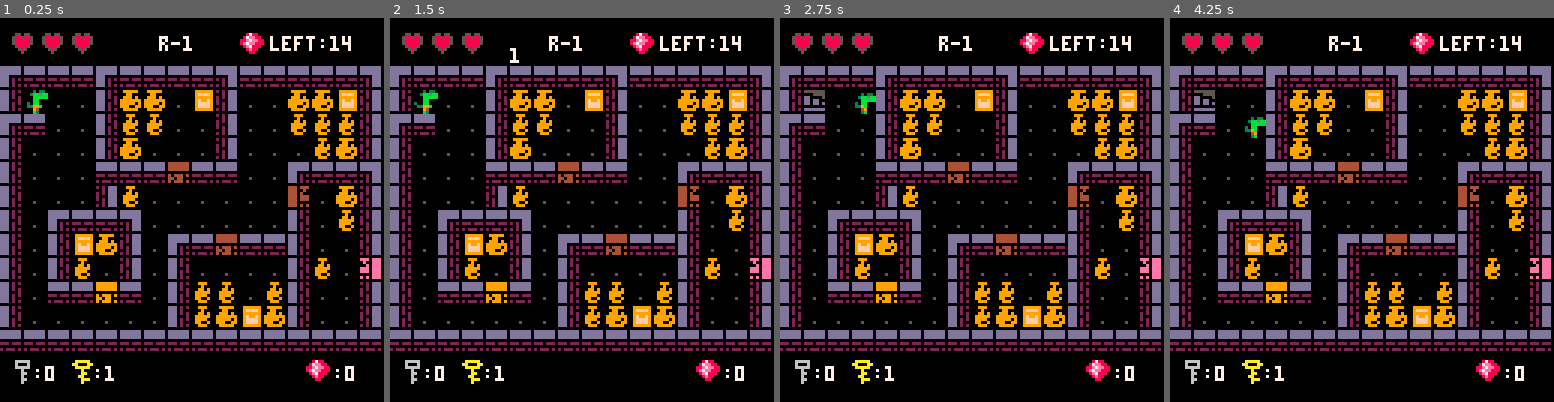
Above: before the commit, frames 1-4 (left to right).
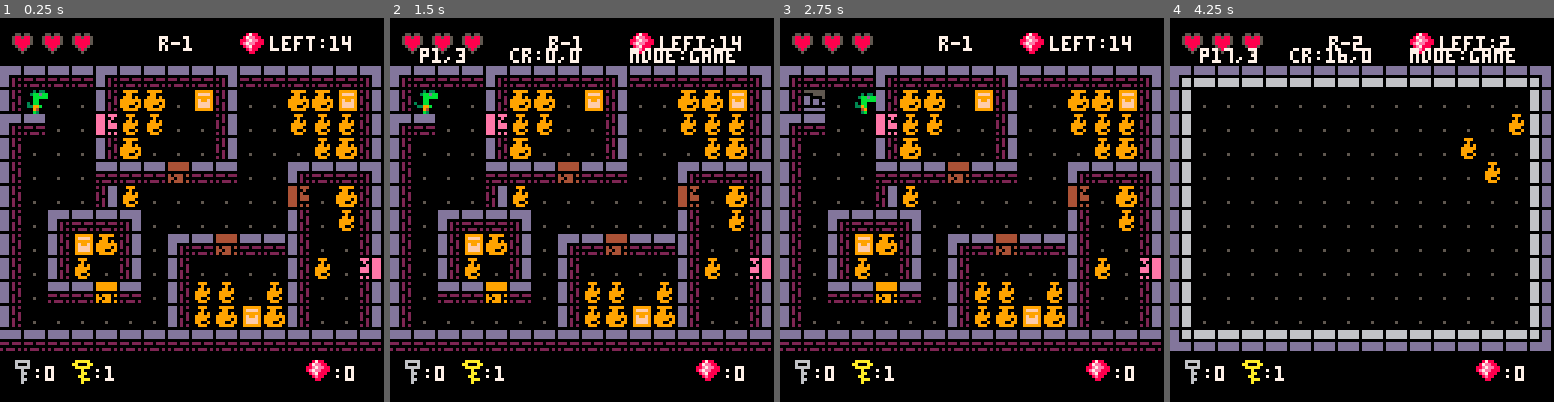
Above: after the commit, the same moments.

Repository: robotspacefish/dungeon_dino
Game: PICO-8 cartridge dungeon_dino.p8
The game is run twice, just before and just after one commit, with the same random seed, the same clock (stepped at 60 frames per second) and the same inputs.
Inputs:
- Up to frame 1 (0.25 s): no input
- Up to frame 2 (1.5 s): tap X (X key) at 0.33, 1.07 s; tap O (Z key) at 0.7 s
- Up to frame 3 (2.75 s): hold Right 1.6-2.1 s; tap O (Z key) at 1.7, 2.1, 2.5 s; tap X (X key) at 1.85 s; hold Up 2.15-2.42 s; hold Right from 2.47 s (still down)
- Up to frame 4 (4.25 s): tap O (Z key) every 0.4 s from 2.9 to 4.1 s; tap X (X key) at 2.97, 4.08 s; release Right at 3.03 s; hold Left 3.08-3.58 s; hold Down 3.63-3.97 s; hold Right from 4.02 s (still down)

The runs differ from the first frame. In frame 1, 0.2% of the frame differs, in the area x 25-31%, y 25-31%; in frame 2, 1.2%; in frame 3, 0.2%; in frame 4, 24%, in the area x 0-100%, y 4-87%.

Commit message:
load next room when going through master door

Diff:
--- a/dungeon_dino.p8
+++ b/dungeon_dino.p8
@@ -8,13 +8,14 @@
 }
 
 function _init()
+	mode="game"
 	framecounter=0 -- keep track of frames as update runs
 	rooms={{
 			x=0,
 			y=0,
 			start_x=1,
 			start_y=3,
-			keys=2,
+			-- keys=2,
 			name="r-1",
 			number=1,
 			gems=0,
@@ -23,7 +24,9 @@
 		},{
 			x=16,
 			y=0,
-			keys=2,
+			start_x=17,
+			start_y=3,
+			-- keys=2,
 			name="r-2",
 			number=2,
 			gems=0,
@@ -31,27 +34,41 @@
 			max_bombs=3
 		}
 	}
-
-	current_room=rooms[1]
-	room_layout=get_map_layout()
-	vases=init_vases_for_items() -- find how many vases are in the room
-	place_room_items()
+	current_room=nil
+	mode="setup_next_room"
 	bomb_spr=70
 	key_spr=67
 	gem_spr={69,85,101,117}
 end--init
 
 function _update60()
-	framecounter+=1
-	player.update()
-
-	vases_left=#vases
+	if mode=="setup_next_room" then
+		--set up next room
+		if current_room==nil then
+			setup_room(rooms[1])
+		else
+			setup_room(rooms[current_room.number+1])
+		end
+		--reset master key
+		player.master_key=1 --todo set to 0
+		--set player start position
+		player.x=current_room.start_x
+		player.y=current_room.start_y
+		player.direction=0
+		mode="game"
+	elseif mode=="game" then
+		framecounter+=1
+		player.update()
+		vases_left=#vases
+	end
+
 end--_update()
 
 function _draw()
 	cls()
 	palt(0,false)
-	draw_room(current_room.x,current_room.y)
+	-- draw_room(current_room.x,current_room.y)
+	map(current_room.x,current_room.y)
 	player.draw()
 
 	ui()
@@ -65,10 +82,11 @@
 
 debug=false
 function display_debug()
-		-- print(player.x..","..player.y,10,10,7)
+		print("p"..player.x..","..player.y,10,10,7)
 		-- print(vases_left,80,10,7)
 		-- print("gems left:"..current_room.gems,80,10,7)
-		print(current_room.number,40,10,7)
+		print("cr:"..current_room.x..","..current_room.y,40,10,7)
+		print("mode:"..mode,80,10,7)
 end
 -->8
 --====== player ======================================
@@ -200,8 +218,7 @@
 
 	--goal door
 	if is_collision(next_tile,3) and player.master_key==1 then
-		current_room=rooms[current_room.number+1]
-		player.master_key=0
+		mode="setup_next_room"
 	end
 end
 
@@ -251,14 +268,12 @@
 function get_map_layout()
 	-- finds x,y, and sprite at each map tile location
 	local room_map={}
-	local multiplier=current_room.number
-	for x=0,15 do
-		for y=0,15 do
-			-- add(room_map,mget(x*current_room.number,y*current_room.number))
+	for x=current_room.x,current_room.x+15 do
+		for y=current_room.y,current_room.y+15 do
 			local tile={}
-			tile.x=x*current_room.number
-			tile.y=y*current_room.number
-			tile.spr=mget(x*current_room.number,y*current_room.number)
+			tile.x=x
+			tile.y=y
+			tile.spr=mget(x,y)
 			add(room_map,tile)
 		end
 	end
@@ -344,6 +359,13 @@
 	end
 end
 
+function setup_room(room)
+	current_room=room
+	room_layout=get_map_layout()
+	vases=init_vases_for_items() -- find how many vases are in the room
+	place_room_items()
+end
+
 __gfx__
 00000000000303300003033000000000000000000000000000033000000000000003300000000000000000000000000000000000000000000000000000000000
 00000000003bbdbb003bbdbb0003033000030330000330000bbbbbb0000330000bdbbdb000000000000000000000000000000000000000000000000000000000
@@ -479,16 +501,16 @@
 c9c9c9c9c9c9c9c9c9c9c9c9c9c9c9c900000000000000000000000000000000000000000000000000000000000000000000000000000000000000000000000000000000000000000000000000000000000000000000000000000000000000000000000000000000000000000000000000000000000000000000000000000000
 c9c9c9c9c9c9c9c9c9c9c9c9c9c9c9c900000000000000000000000000000000000000000000000000000000000000000000000000000000000000000000000000000000000000000000000000000000000000000000000000000000000000000000000000000000000000000000000000000000000000000000000000000000
 e4d3d3d3e4d3d3d3d3e3d3d3d3d3d3e3e6e7e7e7e7e7e7e7e7e7e7e7e7e7e7e5000000000000000000000000000000000000000000000000000000000000000000000000000000000000000000000000000000000000000000000000000000000000000000000000000000000000000000000000000000000000000000000000
-d1c6c0c0d1ccccc0cfd2c0c0cccccfd2e9f3f3f3f3f3f3f3f3f3f3f3f3f3f3e8000000000000000000000000000000000000000000000000000000000000000000000000000000000000000000000000000000000000000000000000000000000000000000000000000000000000000000000000000000000000000000000000
-e4d3c0c0d1dcdcc0c0d2c0c0dcdcdcd2e9f3f3f3f3f3f3f3f3f3f3f3f3f3f3e8000000000000000000000000000000000000000000000000000000000000000000000000000000000000000000000000000000000000000000000000000000000000000000000000000000000000000000000000000000000000000000000000
-d1c0c0c0d1ccc0c0c0d2c0c0c0dcccd2e9f3f3f3f3f3f3f3f3f3f3f3f3f3f3e8000000000000000000000000000000000000000000000000000000000000000000000000000000000000000000000000000000000000000000000000000000000000000000000000000000000000000000000000000000000000000000000000
-d1c0c0c0d3d3d3ddd3d3c0c0e4d3d3e3e9f3f3f3f3f3f3f3f3f3f3f3f3f3f3e8000000000000000000000000000000000000000000000000000000000000000000000000000000000000000000000000000000000000000000000000000000000000000000000000000000000000000000000000000000000000000000000000
-d1c0c0c0d2dcc0c0c0c0c0c0fdc0ccd2e9f3f3f3f3f3f3f3f3f3f3f3f3f3f3e8000000000000000000000000000000000000000000000000000000000000000000000000000000000000000000000000000000000000000000000000000000000000000000000000000000000000000000000000000000000000000000000000
-d1c0e4d3d3e3c0c0c0c0c0c0d1c0dcd2e9f3f3f3f3f3f3f3f3f3f3f3f3f3f3e8000000000000000000000000000000000000000000000000000000000000000000000000000000000000000000000000000000000000000000000000000000000000000000000000000000000000000000000000000000000000000000000000
-d1c0d1cfccd2c0e4d3ddd3d3d1c0c0d2e9f3f3f3f3f3f3f3f3f3f3f3f3f3f3e8000000000000000000000000000000000000000000000000000000000000000000000000000000000000000000000000000000000000000000000000000000000000000000000000000000000000000000000000000000000000000000000000
-d1c0d1dcc0d2c0d1c0c0c0c0d1dcc0fce9f3f3f3f3f3f3f3f3f3f3f3f3f3f3e8000000000000000000000000000000000000000000000000000000000000000000000000000000000000000000000000000000000000000000000000000000000000000000000000000000000000000000000000000000000000000000000000
-d1c0d3d3ded3c0d1dcdcc0dcd1c0c0d2e9f3f3f3f3f3f3f3f3f3f3f3f3f3f3e8000000000000000000000000000000000000000000000000000000000000000000000000000000000000000000000000000000000000000000000000000000000000000000000000000000000000000000000000000000000000000000000000
-d1c0c0c0c0c0c0d1dccccfccd1c0c0d2e9f3f3f3f3f3f3f3f3f3f3f3f3f3f3e8000000000000000000000000000000000000000000000000000000000000000000000000000000000000000000000000000000000000000000000000000000000000000000000000000000000000000000000000000000000000000000000000
+d1c6c0c0d1ccccc0cfd2c0c0cccccfd2e9c0c0c0c0c0c0c0c0c0c0c0c0c0c0e8000000000000000000000000000000000000000000000000000000000000000000000000000000000000000000000000000000000000000000000000000000000000000000000000000000000000000000000000000000000000000000000000
+e4d3c0c0ffdcdcc0c0d2c0c0dcdcdcd2e9c0c0c0c0c0c0c0c0c0c0c0c0c0dce8000000000000000000000000000000000000000000000000000000000000000000000000000000000000000000000000000000000000000000000000000000000000000000000000000000000000000000000000000000000000000000000000
+d1c0c0c0d1ccc0c0c0d2c0c0c0dcccd2e9c0c0c0c0c0c0c0c0c0c0c0dcc0c0e8000000000000000000000000000000000000000000000000000000000000000000000000000000000000000000000000000000000000000000000000000000000000000000000000000000000000000000000000000000000000000000000000
+d1c0c0c0d3d3d3ddd3d3c0c0e4d3d3e3e9c0c0c0c0c0c0c0c0c0c0c0c0dcc0e8000000000000000000000000000000000000000000000000000000000000000000000000000000000000000000000000000000000000000000000000000000000000000000000000000000000000000000000000000000000000000000000000
+d1c0c0c0d2dcc0c0c0c0c0c0fdc0ccd2e9c0c0c0c0c0c0c0c0c0c0c0c0c0c0e8000000000000000000000000000000000000000000000000000000000000000000000000000000000000000000000000000000000000000000000000000000000000000000000000000000000000000000000000000000000000000000000000
+d1c0e4d3d3e3c0c0c0c0c0c0d1c0dcd2e9c0c0c0c0c0c0c0c0c0c0c0c0c0c0e8000000000000000000000000000000000000000000000000000000000000000000000000000000000000000000000000000000000000000000000000000000000000000000000000000000000000000000000000000000000000000000000000
+d1c0d1cfccd2c0e4d3ddd3d3d1c0c0d2e9c0c0c0c0c0c0c0c0c0c0c0c0c0c0e8000000000000000000000000000000000000000000000000000000000000000000000000000000000000000000000000000000000000000000000000000000000000000000000000000000000000000000000000000000000000000000000000
+d1c0d1dcc0d2c0d1c0c0c0c0d1dcc0fce9c0c0c0c0c0c0c0c0c0c0c0c0c0c0e8000000000000000000000000000000000000000000000000000000000000000000000000000000000000000000000000000000000000000000000000000000000000000000000000000000000000000000000000000000000000000000000000
+d1c0d3d3ded3c0d1dcdcc0dcd1c0c0d2e9c0c0c0c0c0c0c0c0c0c0c0c0c0c0e8000000000000000000000000000000000000000000000000000000000000000000000000000000000000000000000000000000000000000000000000000000000000000000000000000000000000000000000000000000000000000000000000
+d1c0c0c0c0c0c0d1dccccfccd1c0c0d2e9c0c0c0c0c0c0c0c0c0c0c0c0c0c0e8000000000000000000000000000000000000000000000000000000000000000000000000000000000000000000000000000000000000000000000000000000000000000000000000000000000000000000000000000000000000000000000000
 d3d3d3d3d3d3d3d3d3d3d3d3d3d3d3d3d6eaeaeaeaeaeaeaeaeaeaeaeaeaead5000000000000000000000000000000000000000000000000000000000000000000000000000000000000000000000000000000000000000000000000000000000000000000000000000000000000000000000000000000000000000000000000
 0951090909090909090909090909090900000000000000000000000000000000000000000000000000000000000000000000000000000000000000000000000000000000000000000000000000000000000000000000000000000000000000000000000000000000000000000000000000000000000000000000000000000000
 0000000000000000000000000000000000000000000000000000000000000000000000000000000000000000000000000000000000000000000000000000000000000000000000000000000000000000000000000000000000000000000000000000000000000000000000000000000000000000000000000000000000000000
